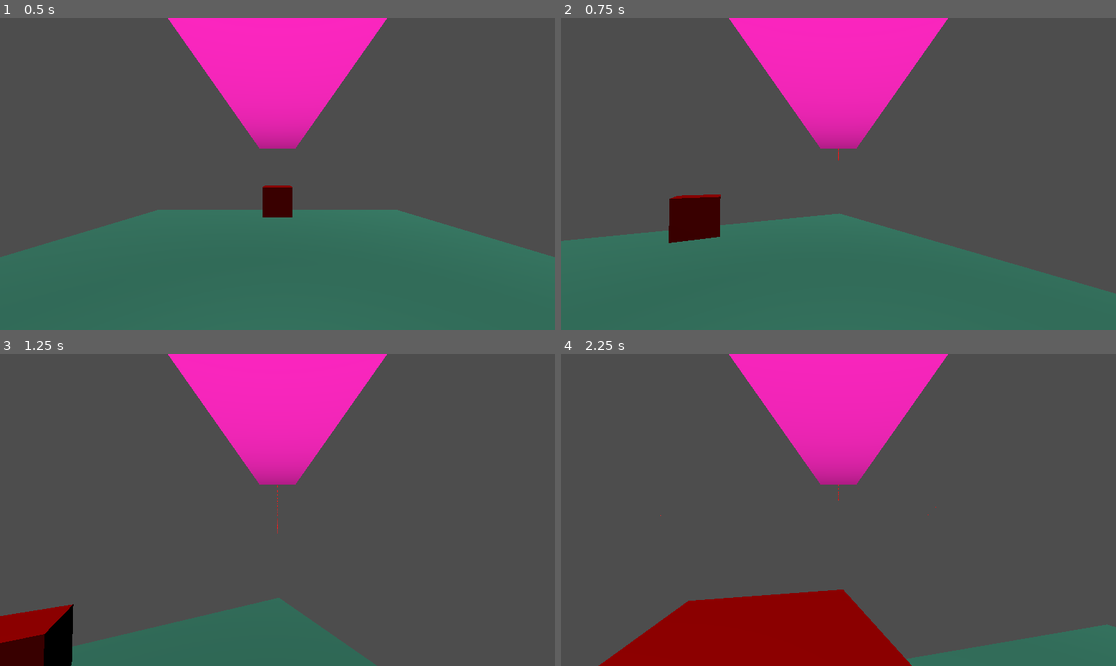
Above: before the commit, frames 1-4 (two rows, left to right).
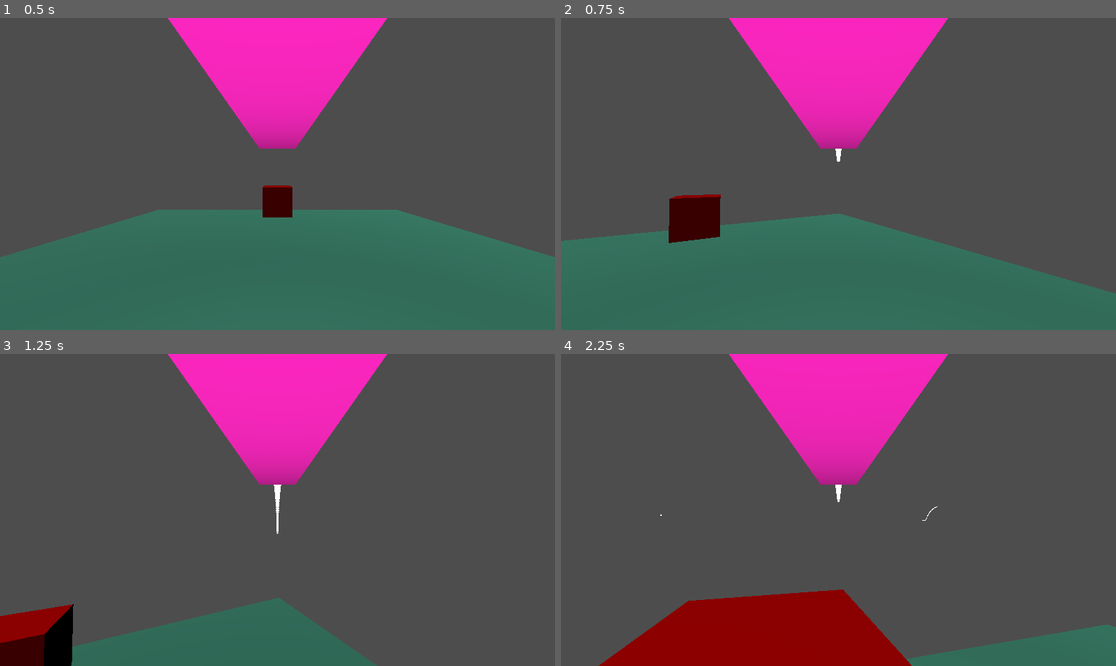
Above: after the commit, the same moments.

Repository: jonathanhecl/another-fps-godot4
Game: Godot game, scene res://scenes/level_1.tscn
Same seed, same stepped clock (60 frames per second), same inputs: the game is played once before the commit and once after it.
Inputs (mouse positions are in pixels of both pictures, inside the frame that each line leads up to):
- Up to frame 1 (0.5 s): no input
- Up to frame 2 (0.75 s): tap Enter at 0.5 s; move the mouse to (866, 174) at 0.52 s; press the mouse at (866, 174) at 0.53 s; hold W (move_forward) from 0.53 s (still down)
- Up to frame 3 (1.25 s): keep holding W (move_forward); tap Space (jump) at 0.77 s
- Up to frame 4 (2.25 s): keep holding W (move_forward); move the mouse to (810, 510) at 1.27 s; release the mouse at (810, 510) at 1.28 s; click (810, 510) at 1.35 s; tap Space (jump) at 1.52 s; move the mouse to (849, 503) at 2.02 s; press the mouse at (849, 503) at 2.03 s

Frame 1 is identical in both runs. In frame 2, less than 0.1% of the frame differs, in the area x 49-51%, y 41-47%; in frame 3, 0.1%, in the area x 49-51%, y 41-58%; in frame 4, less than 0.1%.

Commit message:
Fix bullet

Diff:
--- /dev/null
+++ b/materials/bullet.tres
@@ -0,0 +1,7 @@
+[gd_resource type="StandardMaterial3D" format=3 uid="uid://bdhe5lm2oja4x"]
+
+[resource]
+albedo_color = Color(1, 0, 0, 1)
+emission_enabled = true
+emission = Color(0.615686, 0.956863, 0.278431, 1)
+emission_energy_multiplier = 7.0
--- a/scenes/CharacterBody3D.gd
+++ b/scenes/CharacterBody3D.gd
@@ -50,8 +50,8 @@
 
 	if Input.is_action_pressed("shoot"):
 		instance = Bullet.instantiate()
-		#instance.global_position = HORN_RAY.global_position
-		instance.global_transform = HORN_RAY.global_transform
+		instance.position = HORN_RAY.global_position
+		instance.transform.basis = HORN_RAY.global_transform.basis
 		get_parent().add_child(instance)
 
 	# Handle Jump.
@@ -76,7 +76,6 @@
 	camera_basis.x = clamp(camera_basis.x, TILT_LOWER, TILT_HIGH)
 	camera_basis.y += mouse_rotation * delta
 
-	#CAMERA.transform.basis = Basis.from_euler(camera_basis)
 	CAMERA.transform.basis = Basis.from_euler(Vector3(camera_basis.x, 0, 0))
 	CAMERA.rotation.z = 0.0
 
--- a/scenes/bullet.tscn
+++ b/scenes/bullet.tscn
@@ -1,12 +1,7 @@
 [gd_scene load_steps=4 format=3 uid="uid://cidvge0y4a4pg"]
 
 [ext_resource type="Script" path="res://scenes/bullet.gd" id="1_ajygj"]
-
-[sub_resource type="StandardMaterial3D" id="StandardMaterial3D_8out2"]
-albedo_color = Color(1, 0, 0, 1)
-emission_enabled = true
-emission = Color(0.976471, 0, 0, 1)
-emission_energy_multiplier = 5.51
+[ext_resource type="Material" uid="uid://bdhe5lm2oja4x" path="res://materials/bullet.tres" id="2_omhah"]
 
 [sub_resource type="CapsuleMesh" id="CapsuleMesh_np1ey"]
 
@@ -14,13 +9,13 @@
 script = ExtResource("1_ajygj")
 
 [node name="MeshInstance3D" type="MeshInstance3D" parent="."]
-transform = Transform3D(0.1, 0, 0, 0, -4.37114e-09, -0.1, 0, 0.1, -4.37114e-09, 0, 0, 0)
-material_override = SubResource("StandardMaterial3D_8out2")
+transform = Transform3D(0.5, 0, 0, 0, -2.18557e-08, -0.5, 0, 0.5, -2.18557e-08, 0, 0, 0)
+material_override = ExtResource("2_omhah")
 mesh = SubResource("CapsuleMesh_np1ey")
 
 [node name="RayCast3D" type="RayCast3D" parent="."]
-transform = Transform3D(2, 0, 0, 0, 2, 0, 0, 0, 2, 0, 0, 0)
-target_position = Vector3(0, 0, -0.2)
+transform = Transform3D(2, 0, 0, 0, 2, 0, 0, 0, 2, 0, 0, -0.0881377)
+target_position = Vector3(0, 0, -0.5)
 
 [node name="Timer" type="Timer" parent="."]
 wait_time = 10.0
--- a/scenes/gpu_particles.tscn
+++ b/scenes/gpu_particles.tscn
@@ -1,13 +1,7 @@
 [gd_scene load_steps=5 format=3 uid="uid://b0ua0poh6mtbv"]
 
+[ext_resource type="Material" uid="uid://bdhe5lm2oja4x" path="res://materials/bullet.tres" id="1_7xy56"]
 [ext_resource type="Script" path="res://scenes/gpu_particles.gd" id="1_84k47"]
-
-[sub_resource type="StandardMaterial3D" id="StandardMaterial3D_0nor8"]
-albedo_color = Color(0.819608, 0, 0.615686, 1)
-emission_enabled = true
-emission = Color(1, 0.00392157, 0.839216, 1)
-emission_energy_multiplier = 1.46
-emission_operator = 1
 
 [sub_resource type="ParticleProcessMaterial" id="ParticleProcessMaterial_o575w"]
 direction = Vector3(0, 0, 1)
@@ -20,7 +14,7 @@
 
 [node name="GPUParticles3D" type="GPUParticles3D"]
 transform = Transform3D(1, 0, 0, 0, 1, 0, 0, 0, 1, 0, 0.23179, -1.1585)
-material_override = SubResource("StandardMaterial3D_0nor8")
+material_override = ExtResource("1_7xy56")
 emitting = false
 one_shot = true
 process_material = SubResource("ParticleProcessMaterial_o575w")
